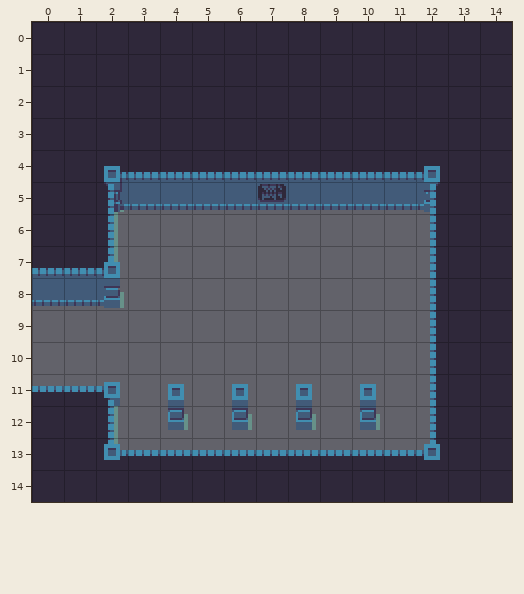
Tiled map -- DunkelHeld/resources/levels/main_hall_right_phase1.tmx. The picture above is the old version.
Cells are 16x16 px. Shown: x 0..14, y 0..14.
And afterwards:
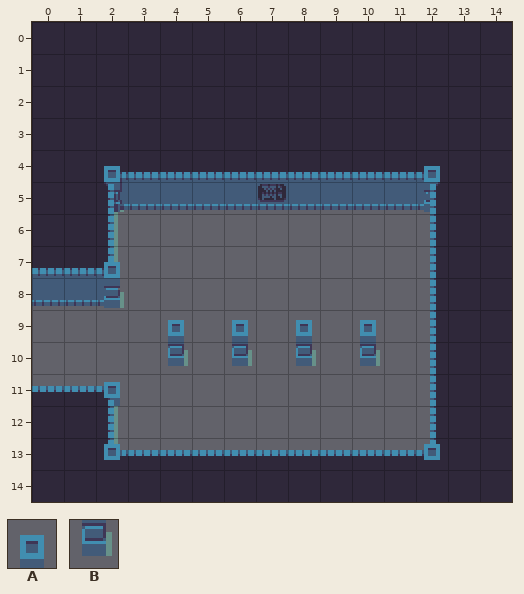
Key: from "tiles": A 20, B 26.
_ is an empty cell.
What changed:
Layer "Tiles":
y 9: x 4 _ -> A; x 6 _ -> A; x 8 _ -> A; x 10 _ -> A
y 10: x 4 _ -> B; x 6 _ -> B; x 8 _ -> B; x 10 _ -> B
y 11: x 4 A -> _; x 6 A -> _; x 8 A -> _; x 10 A -> _
y 12: x 4 B -> _; x 6 B -> _; x 8 B -> _; x 10 B -> _
